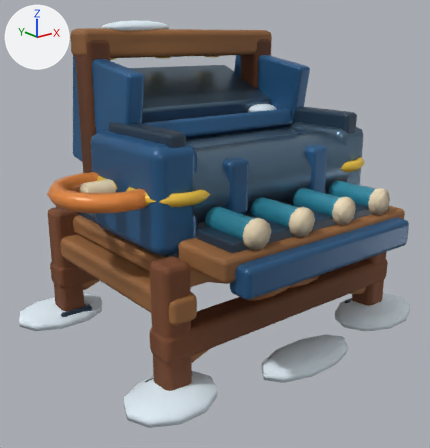
What one commit did to the glTF model HavenlineGodot/assets/stations_v2/intake_machine.glb.
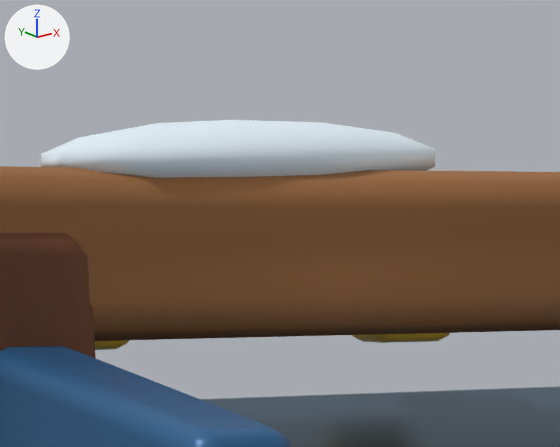
The first picture shows the older version from a camera (50 mm lens) standing at (-2.55, -3.14, 2.02) and looking at (-0.11, -0.08, 0.79). The close-ups show the older and then the newer version on the part from 22% to 44% of the width and 0% to 17% of the height of that picture. Only the edits that show in the close-ups are written down. Lighting does not change. The marker at upper left points along +X, +Y and +Z. Vertices at exactly the same position are counted once.

The scene before the commit, as lines of its bpy script (objects in view):
```python
me_intake_machine = bpy.data.meshes.new('intake_machine')
me_intake_machine.from_pydata(...)  # 4532 vertices, 8560 faces; spans x -1.29..1.21, y -1.08..1.02, z 0.0..2.12
me_intake_machine.materials.append(mat_hl_snow)
me_intake_machine.materials.append(mat_hl_wood)
me_intake_machine.materials.append(mat_hl_dark)
me_intake_machine.materials.append(mat_hl_wood_light)
me_intake_machine.materials.append(mat_hl_blue)
me_intake_machine.materials.append(mat_hl_metal)
me_intake_machine.materials.append(mat_hl_cream)
me_intake_machine.materials.append(mat_hl_yellow)
me_intake_machine.materials.append(mat_hl_orange)
me_intake_machine.materials.append(mat_hl_cyan)
ob_intake_machine = bpy.data.objects.new('intake_machine', me_intake_machine)
ob_intake_machine.location = (0.0, 0.0, 0.0)
```
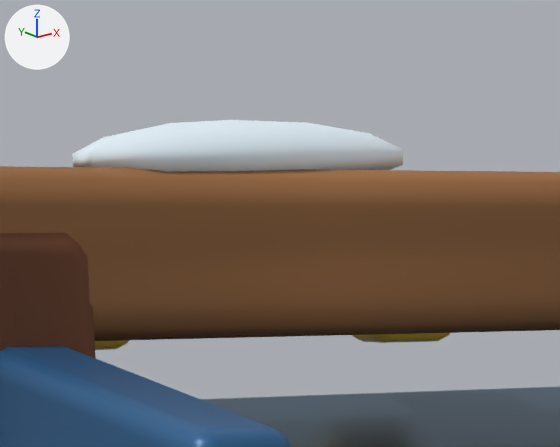
What differs and where, as boxes (x1, y1, x2, y2) in the close-ups (560 x 447 px; the box of a moved part takes in the faces that stretch with it):
part 1 of me_intake_machine, moved or reshaped: before (41, 120, 435, 178); after (72, 120, 403, 172)

The edits, one by one:
me_intake_machine has 4532 vertices, 8560 faces and spans x -1.29..1.21, y -1.08..1.02, z 0.0..2.12.
me_intake_machine is used by ob_intake_machine; location (0.0, 0.0, 0.0).
me_intake_machine part 1: the loose piece of 86 vertices spanning x -0.62..-0.08, y 0.34..0.57, z 2.04..2.12 is scaled about its middle by (0.84, 0.824, 0.866).
